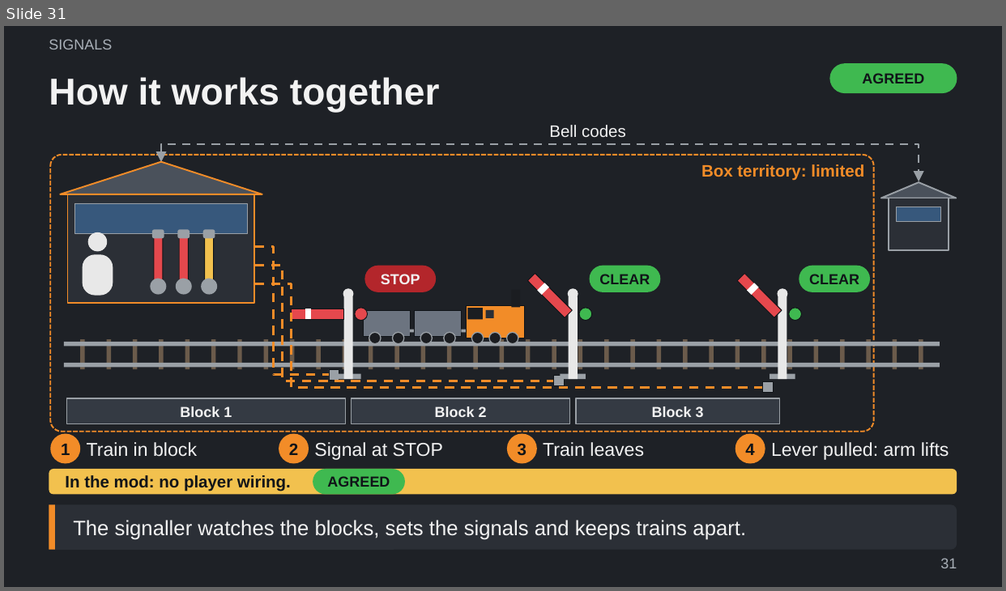
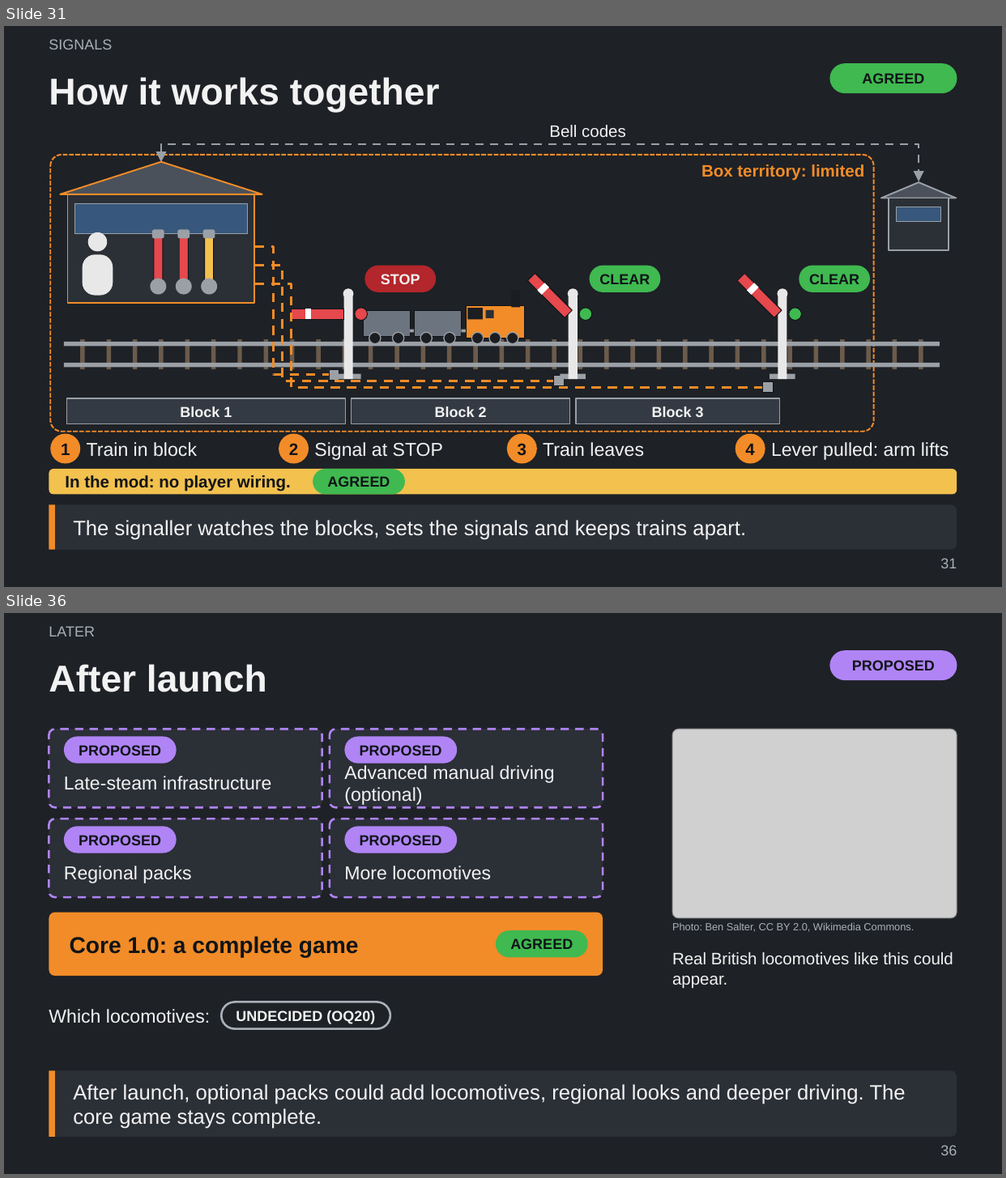
Before and after one commit to Tarenkookoo/Satisfactory---Early-Locomotion, a slide deck: Reporting/Claude Presents/Early_Locomotion_Explained.pptx. Shown one above the other, each under a label of ours: slide 31 before the commit, slides 31 and 36 after it; the slides between them are not shown. The pictures are 1006x591 and 1006x1178 pixels, drawn with LibreOffice and Linux fonts; fonts in the diff are those of the drawing; grey boxes stand for pictures. Boxes give left, top, right and bottom in pixels: in the first picture for what was removed or moved away, otherwise in the second. Text is boxed around its words. In the diff, an @@ line names an element or a change of style, - is before the commit and + after.

```diff
--- a/Reporting/Claude Presents/Early_Locomotion_Explained.pptx
+++ b/Reporting/Claude Presents/Early_Locomotion_Explained.pptx
@@ slide 36 added at bbox=[4, 613, 1002, 1174], background #1E2126 @@
@@ text added at bbox=[49, 626, 95, 636], 14 pt, text #A9B0B8 @@
+LATER
@@ rounded rectangle added at bbox=[829, 650, 957, 680], fill #B084F5, 14 pt, text #101418, bold @@
+PROPOSED
@@ title added at bbox=[49, 664, 267, 692], 36 pt, text #F2F2F2, bold @@
+After launch
@@ picture added at bbox=[672, 729, 957, 918] @@
@@ group added at bbox=[49, 729, 603, 976]: 10 rounded rectangles, 4 texts @@
+Core 1.0: a complete game
+AGREED
+Regional packs
+PROPOSED
+More locomotives
+PROPOSED
+Late-steam infrastructure
+PROPOSED
+Advanced manual driving (optional)
+PROPOSED
@@ text added at bbox=[672, 922, 914, 932], 10 pt, text #A9B0B8 @@
+Photo: Ben Salter, CC BY 2.0, Wikimedia Commons.
@@ text added at bbox=[672, 952, 953, 989], 16 pt, text #F2F2F2 @@
+Real British locomotives like this could appear.
@@ text added at bbox=[49, 1009, 210, 1024], 18 pt, text #F2F2F2 @@
+Which locomotives:
@@ rounded rectangle added at bbox=[221, 1003, 390, 1029], outline #A9B0B8 2 pt, 14 pt, text #F2F2F2, bold @@
+UNDECIDED (OQ20)
@@ rounded rectangle added at bbox=[49, 1071, 957, 1137], fill #2B2F36, 20 pt, text #F2F2F2 @@
+After launch, optional packs could add locomotives, regional looks and deeper driving. The core game stays complete.
@@ rectangle added at bbox=[49, 1071, 55, 1137], fill #F28C28 @@
@@ page number added at bbox=[940, 1145, 957, 1156], 14 pt, text #A9B0B8 @@
+36
```
Also in this commit, not shown: 10 other slides added, 5 other files.
